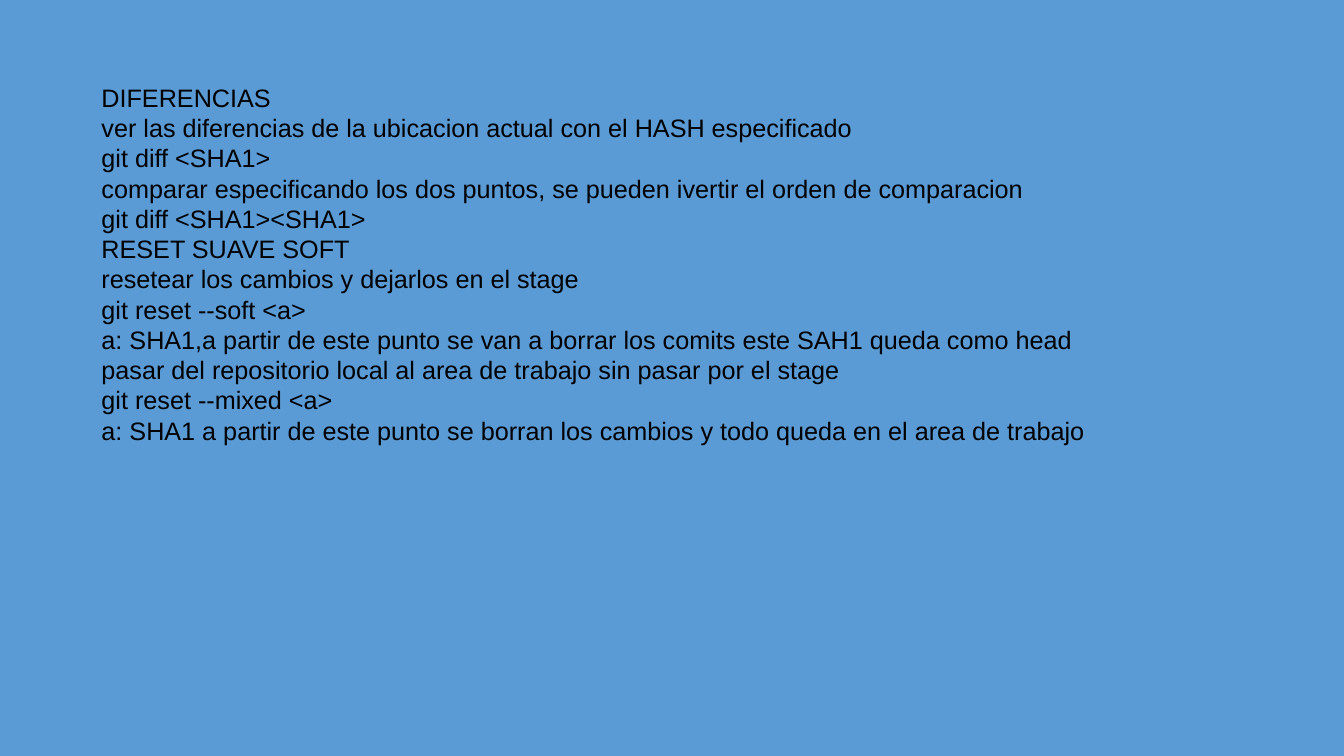
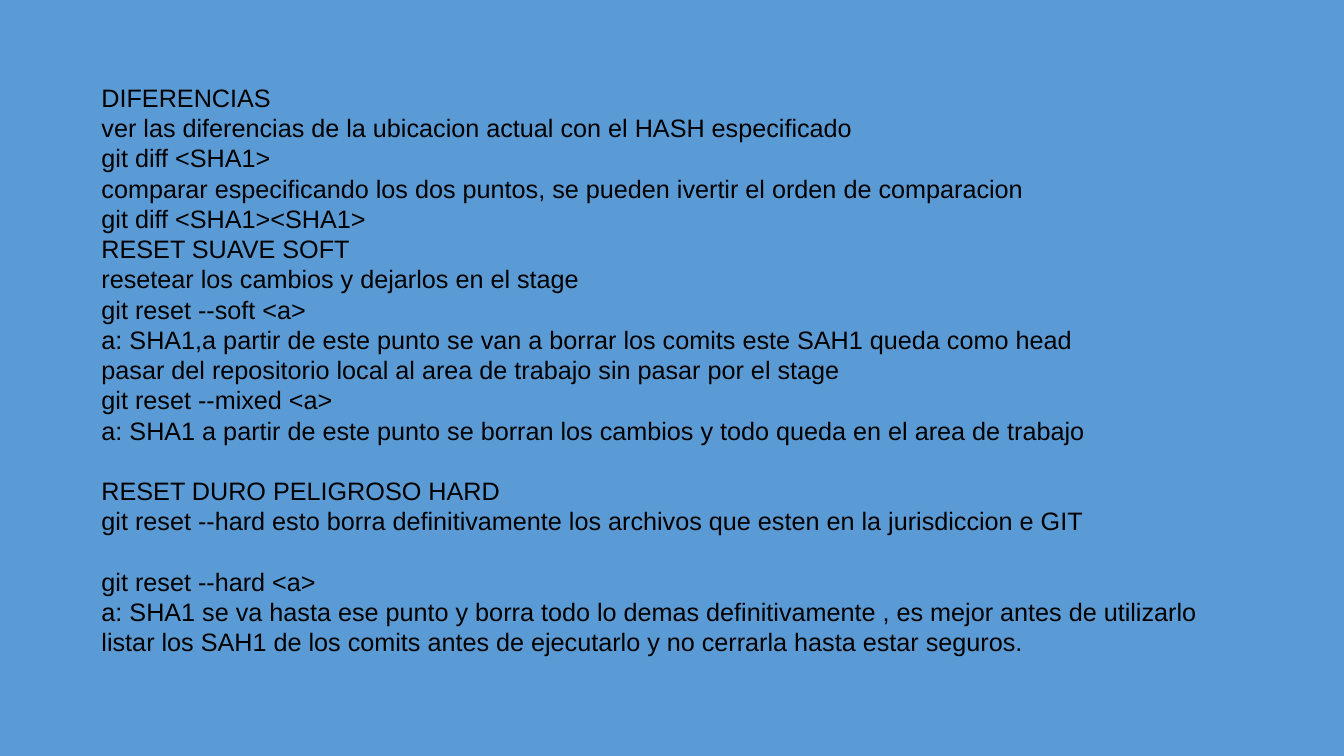
Before and after one commit to camaviga11/cursoGITv2, a slide deck: slide 4 of presentasionComandos.pptx. Drawn at 1344x756 pixels with LibreOffice and Linux fonts; fonts in the diff are those of the drawing. Boxes give left, top, right and bottom in pixels: in the first picture for what was removed or moved away, otherwise in the second. Text is boxed around its words. In the diff, an @@ line names an element or a change of style, - is before the commit and + after.

Commit message:
edicion de comandos hasta (reset --hard)

```diff
--- a/presentasionComandos.pptx
+++ b/presentasionComandos.pptx
@@ text at (101, 482, 1196, 657): paragraphs added @@
+RESET DURO PELIGROSO HARD
+git reset --hard esto borra definitivamente los archivos que esten en la jurisdiccion e GIT
+git reset --hard <a>
+a: SHA1 se va hasta ese punto y borra todo lo demas definitivamente , es mejor antes de utilizarlo listar los SAH1 de los comits antes de ejecutarlo y no cerrarla hasta estar seguros.
```
Also in this commit, not shown: 1 other slide changed.
